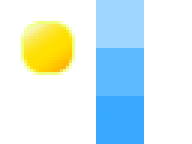
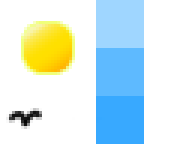
Comparing the layer stacks of the two 192×144 images. Changes:
added group "Birds" with 1 layers above "Warstwa 5" over [6, 108, 42, 129]
added layer "Warstwa 9" in group "Birds" over [6, 108, 42, 129]
